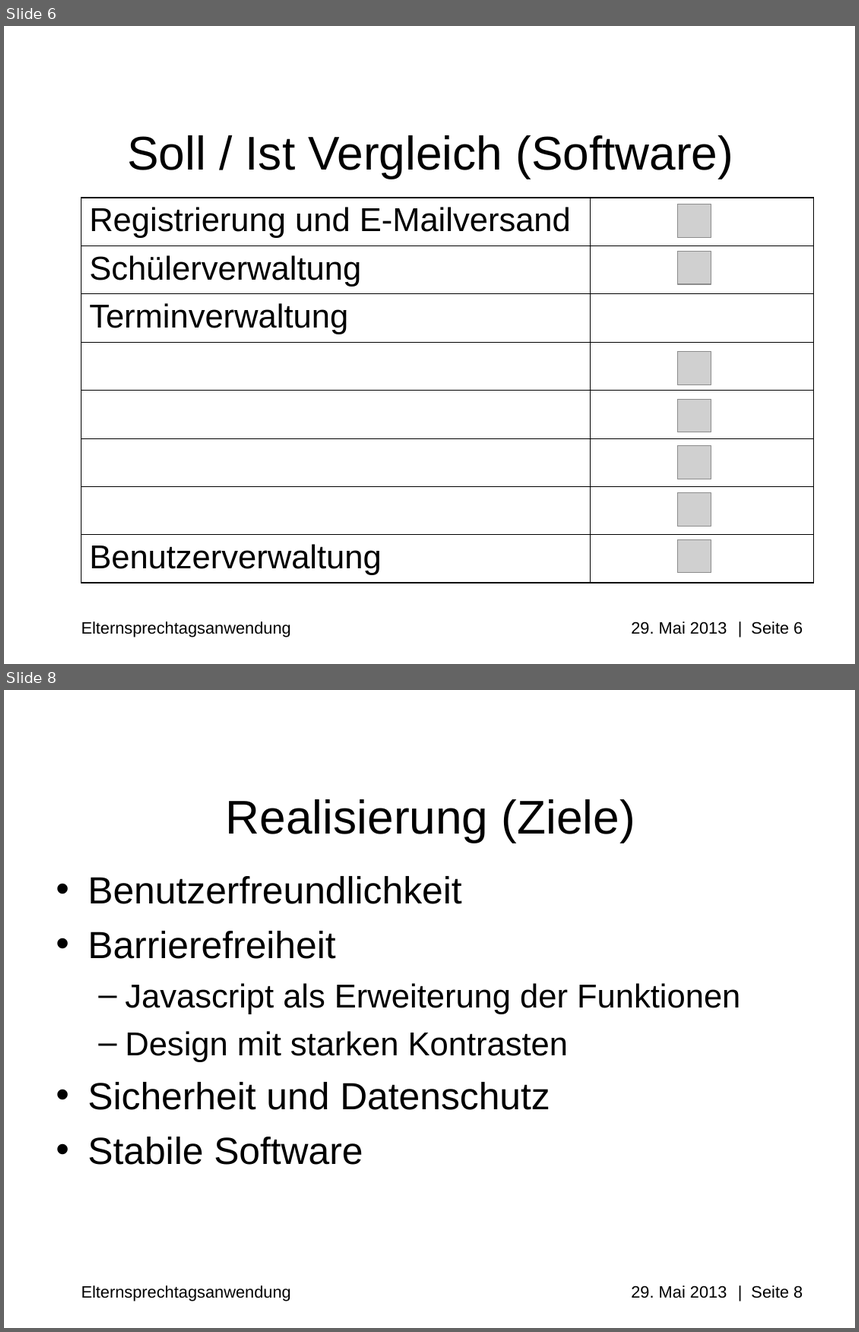
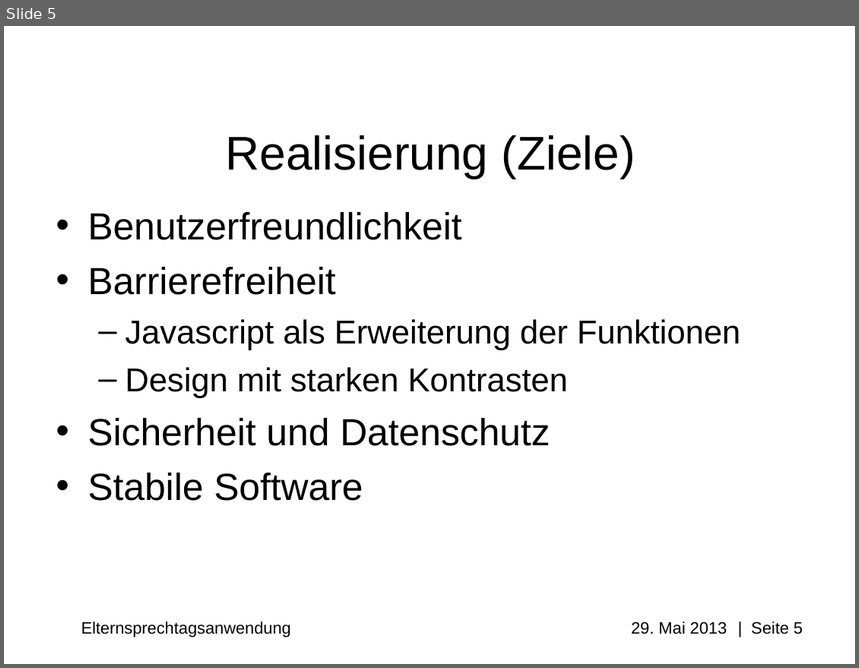
Before and after one commit to Professi/esta, a slide deck: docs/Praesentation/Elternsprechtagsanwendung(ESTA)_pre_alpha_0.0.0.1.ppt. Shown one above the other, each under a label of ours: slides 6 and 8 before the commit, slide 5 after it; the slides between them are not shown. The pictures are 859x1332 and 859x668 pixels, drawn with LibreOffice and Linux fonts; fonts in the diff are those of the drawing; grey boxes stand for pictures; background and template pictures are left out. Boxes give left, top, right and bottom in pixels: in the first picture for what was removed or moved away, otherwise in the second. Text is boxed around its words. In the diff, an @@ line names an element or a change of style, - is before the commit and + after.

```diff
--- a/docs/Praesentation/Elternsprechtagsanwendung(ESTA)_pre_alpha_0.0.0.1.ppt
+++ b/docs/Praesentation/Elternsprechtagsanwendung(ESTA)_pre_alpha_0.0.0.1.ppt
@@ slide 6 removed at bbox=[4, 26, 855, 664], background #FFFFFF; not listed: 1 template element that a slide beside it also shows @@
@@ title removed at bbox=[127, 135, 734, 178] @@
-Soll / Ist Vergleich (Software)
@@ table removed at bbox=[81, 198, 813, 584], 8 rows, 2 columns @@
-Registrierung und E-Mailversand | 
-Schülerverwaltung | 
-Terminverwaltung | 
- | 
- | 
- | 
- | 
-Benutzerverwaltung | 
@@ picture removed at bbox=[677, 205, 711, 238] @@
@@ picture removed at bbox=[677, 252, 711, 284] @@
@@ picture removed at bbox=[677, 352, 711, 385] @@
@@ picture removed at bbox=[677, 400, 711, 433] @@
@@ picture removed at bbox=[677, 446, 711, 480] @@
@@ picture removed at bbox=[677, 493, 711, 527] @@
@@ picture removed at bbox=[677, 540, 711, 573] @@
@@ what was slide 8 is now slide 5 @@
@@ text at bbox=[82, 622, 803, 638]: text changed @@
-Elternsprechtagsanwendung 29. Mai 2013 | Seite 8
+Elternsprechtagsanwendung 29. Mai 2013 | Seite 5
```
Also in this commit, not shown: 5 slides changed, 1 other slide removed, 2 other files.
